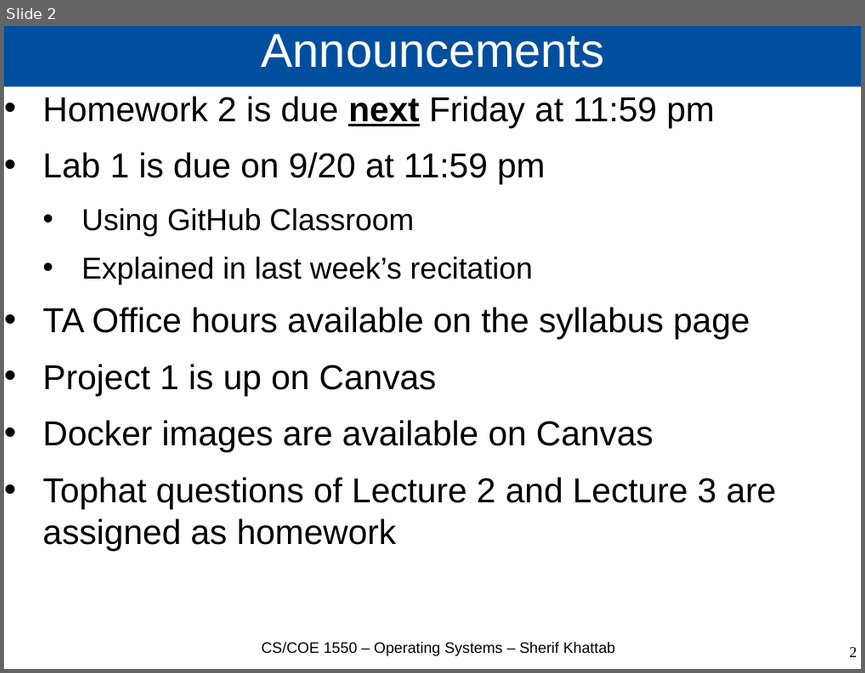
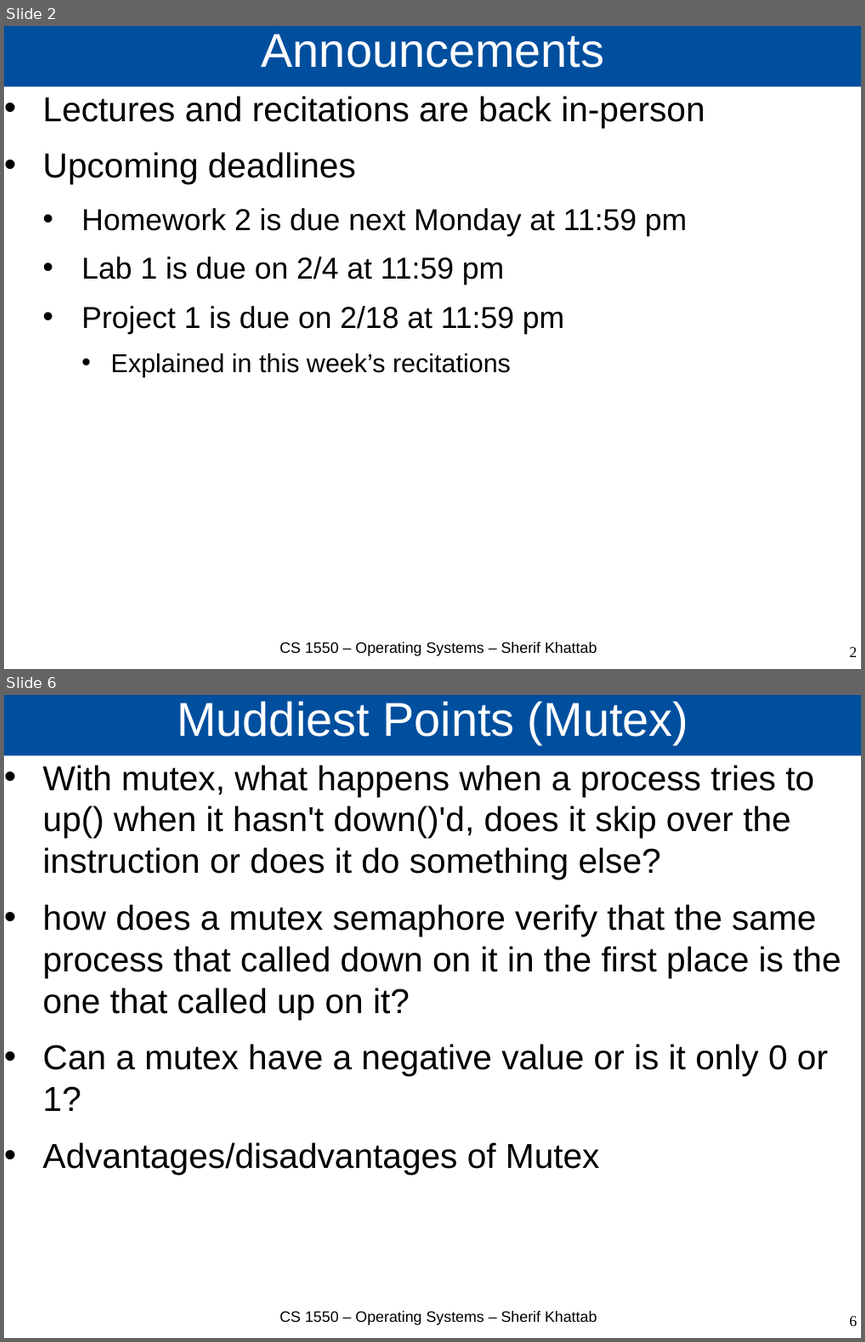
Before and after one commit to cs1550-2224/cs1550-code-handouts, a slide deck: DraftSlides/Lecture5.pptx. Shown one above the other, each under a label of ours: slide 2 before the commit, slides 2 and 6 after it; the slides between them are not shown. The pictures are 865x673 and 865x1342 pixels, drawn with LibreOffice and Linux fonts; fonts in the diff are those of the drawing. Boxes give left, top, right and bottom in pixels: in the first picture for what was removed or moved away, otherwise in the second. Text is boxed around its words. In the diff, an @@ line names an element or a change of style, - is before the commit and + after.

```diff
--- a/DraftSlides/Lecture5.pptx
+++ b/DraftSlides/Lecture5.pptx
@@ slide 6 added at bbox=[4, 695, 861, 1338], background #FFFFFF @@
@@ title added at bbox=[4, 695, 861, 756], fill #004F9E, 44 pt, text #FFFFFF @@
+Muddiest Points (Mutex)
@@ text added at bbox=[43, 765, 840, 1174], 32 pt, text #000000 @@
+• With mutex, what happens when a process tries to up() when it hasn't down()'d, does it skip over the instruction or does it do something else?
+• how does a mutex semaphore verify that the same process that called down on it in the first place is the one that called up on it?
+• Can a mutex have a negative value or is it only 0 or 1?
+• Advantages/disadvantages of Mutex
@@ text added at bbox=[279, 1310, 596, 1325], 14 pt, text #000000 @@
+CS 1550 – Operating Systems – Sherif Khattab
@@ page number added at bbox=[849, 1315, 857, 1326], 14 pt, text #000000 @@
+6
@@ slide 2 changed as well @@
@@ text at bbox=[43, 96, 704, 377]: text changed; size 32 to 28 pt @@
-• Homework 2 is due next Friday at 11:59 pm
-• Lab 1 is due on 9/20 at 11:59 pm
-  • Using GitHub Classroom
-  • Explained in last week’s recitation
-• TA Office hours available on the syllabus page
-• Project 1 is up on Canvas
-• Docker images are available on Canvas
-• Tophat questions of Lecture 2 and Lecture 3 are assigned as homework
+• Lectures and recitations are back in-person
+• Upcoming deadlines
+  • Homework 2 is due next Monday at 11:59 pm
+  • Lab 1 is due on 2/4 at 11:59 pm
+  • Project 1 is due on 2/18 at 11:59 pm
+    • Explained in this week’s recitations
@@ text at bbox=[279, 641, 596, 656]: text changed @@
-CS/COE 1550 – Operating Systems – Sherif Khattab
+CS 1550 – Operating Systems – Sherif Khattab
```
Also in this commit, not shown: 6 other slides changed, 22 other slides added, 5 other files.
